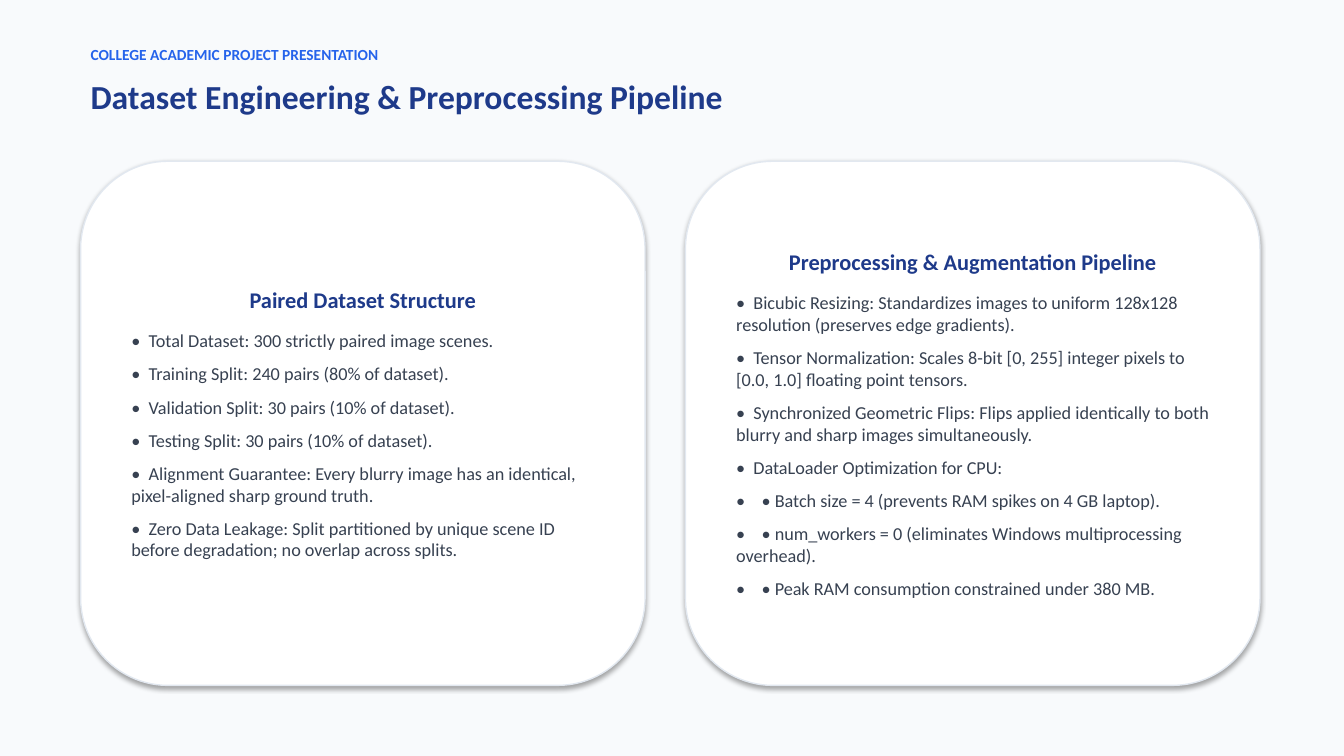
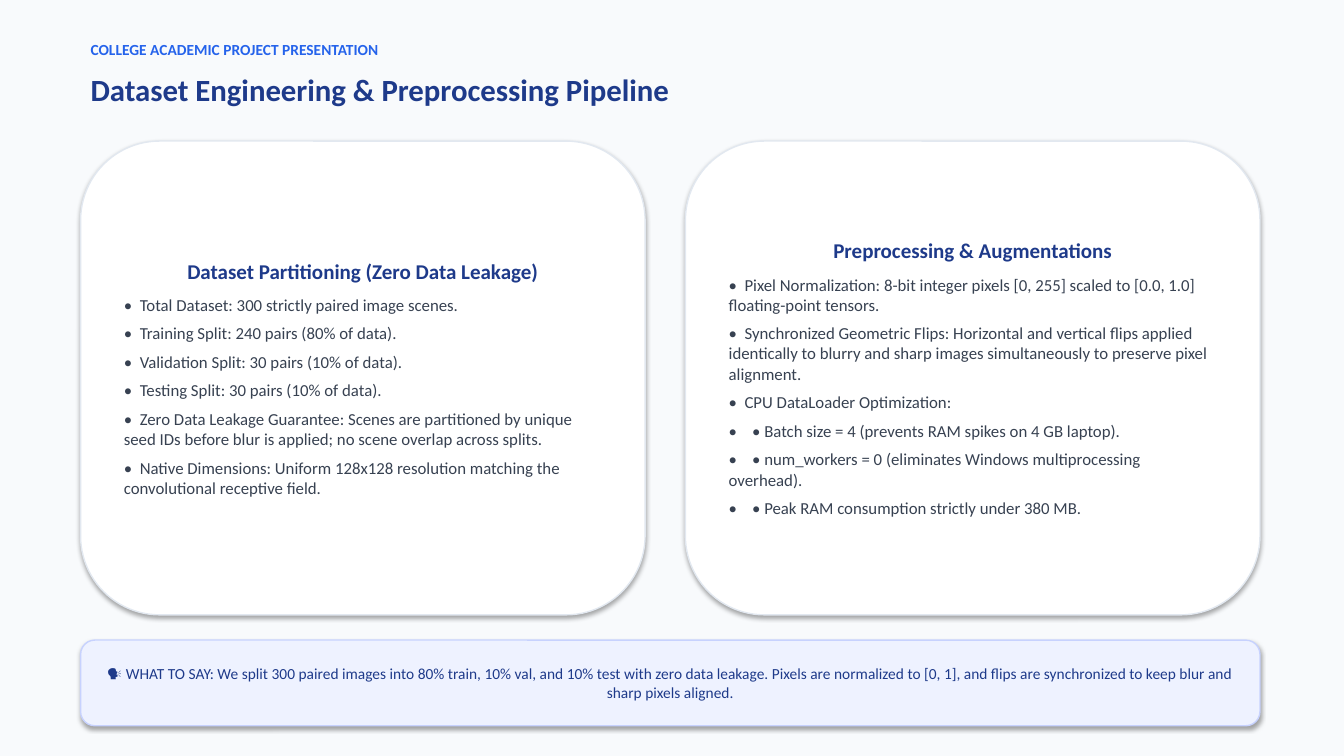
Before and after one commit to aryannikhil68/ImagedeBlur, a slide deck: slide 6 of AI_Image_Deblurring_Presentation_v2.pptx (slide 7 before the commit). Drawn at 1344x756 pixels with LibreOffice and Linux fonts; fonts in the diff are those of the drawing. Boxes give left, top, right and bottom in pixels: in the first picture for what was removed or moved away, otherwise in the second. Text is boxed around its words. In the diff, an @@ line names an element or a change of style, - is before the commit and + after.

```diff
--- a/AI_Image_Deblurring_Presentation_v2.pptx
+++ b/AI_Image_Deblurring_Presentation_v2.pptx
@@ text "COLLEGE ACADEMIC PROJECT PRESENTATION": place and size @@
-text "COLLEGE ACADEMIC PROJECT PRESENTATION" at box(91, 50, 378, 60)
+text "COLLEGE ACADEMIC PROJECT PRESENTATION" at box(91, 45, 378, 55)
@@ text "Dataset Engineering & Preprocessing Pipeline" at box(91, 79, 669, 107): size 24 to 22 pt @@
@@ rounded rectangle "Dataset Partitioning (Zero Data Leakage)": place and size @@
-rounded rectangle "Dataset Partitioning (Zero Data Leakage)" at box(81, 161, 645, 686)
+rounded rectangle "Dataset Partitioning (Zero Data Leakage)" at box(81, 141, 645, 615)
@@ rounded rectangle "Preprocessing & Augmentations": place and size @@
-rounded rectangle "Preprocessing & Augmentations" at box(686, 161, 1260, 686)
+rounded rectangle "Preprocessing & Augmentations" at box(686, 141, 1260, 615)
@@ text in rounded rectangle at box(187, 263, 538, 283): text changed; size 16 to 15 pt @@
-Paired Dataset Structure
+Dataset Partitioning (Zero Data Leakage)
@@ text in rounded rectangle at box(729, 243, 1207, 411): text changed; size 13 to 12 pt @@
-Preprocessing & Augmentation Pipeline
-• Bicubic Resizing: Standardizes images to uniform 128x128 resolution (preserves edge gradients).
-• Tensor Normalization: Scales 8-bit [0, 255] integer pixels to [0.0, 1.0] floating point tensors.
-• Synchronized Geometric Flips: Flips applied identically to both blurry and sharp images simultaneously.
-• DataLoader Optimization for CPU:
+Preprocessing & Augmentations
+• Pixel Normalization: 8-bit integer pixels [0, 255] scaled to [0.0, 1.0] floating-point tensors.
+• Synchronized Geometric Flips: Horizontal and vertical flips applied identically to blurry and sharp images simultaneously to preserve pixel alignment.
+• CPU DataLoader Optimization:
@@ text in rounded rectangle at box(140, 299, 458, 314): size 13 to 12 pt in "• Total Dataset: 300 strictly paired image ..."; less space between paragraphs @@
@@ text in rounded rectangle at box(124, 327, 572, 497): text changed; size 13 to 12 pt @@
-• Training Split: 240 pairs (80% of dataset).
-• Validation Split: 30 pairs (10% of dataset).
-• Testing Split: 30 pairs (10% of dataset).
-• Alignment Guarantee: Every blurry image has an identical, pixel-aligned sharp ground truth.
-• Zero Data Leakage: Split partitioned by unique scene ID before degradation; no overlap across splits.
+• Training Split: 240 pairs (80% of data).
+• Validation Split: 30 pairs (10% of data).
+• Testing Split: 30 pairs (10% of data).
+• Zero Data Leakage Guarantee: Scenes are partitioned by unique seed IDs before blur is applied; no scene overlap across splits.
+• Native Dimensions: Uniform 128x128 resolution matching the convolutional receptive field.
@@ text in rounded rectangle at box(729, 425, 1141, 488): size 13 to 12 pt in "• • Batch size = 4 (prevents ...", "• • num_workers = 0 (eliminates Windows ..."; less space between paragraphs @@
@@ text in rounded rectangle at box(764, 502, 1081, 517): text changed; size 13 to 12 pt @@
-• • Peak RAM consumption constrained under 380 MB.
+• • Peak RAM consumption strictly under 380 MB.
@@ rounded rectangle added at box(81, 640, 1260, 726), fill #EEF2FF, outline #C7D2FE 1 pt, 11 pt, text #1E3A8A @@
+🗣️ WHAT TO SAY: We split 300 paired images into 80% train, 10% val, and 10% test with zero data leakage. Pixels are normalized to [0, 1], and flips are synchronized to keep blur and sharp pixels aligned.
```
Also in this commit, not shown: 1 other slide changed, 11 slides added, 10 slides removed, 5 other files.
